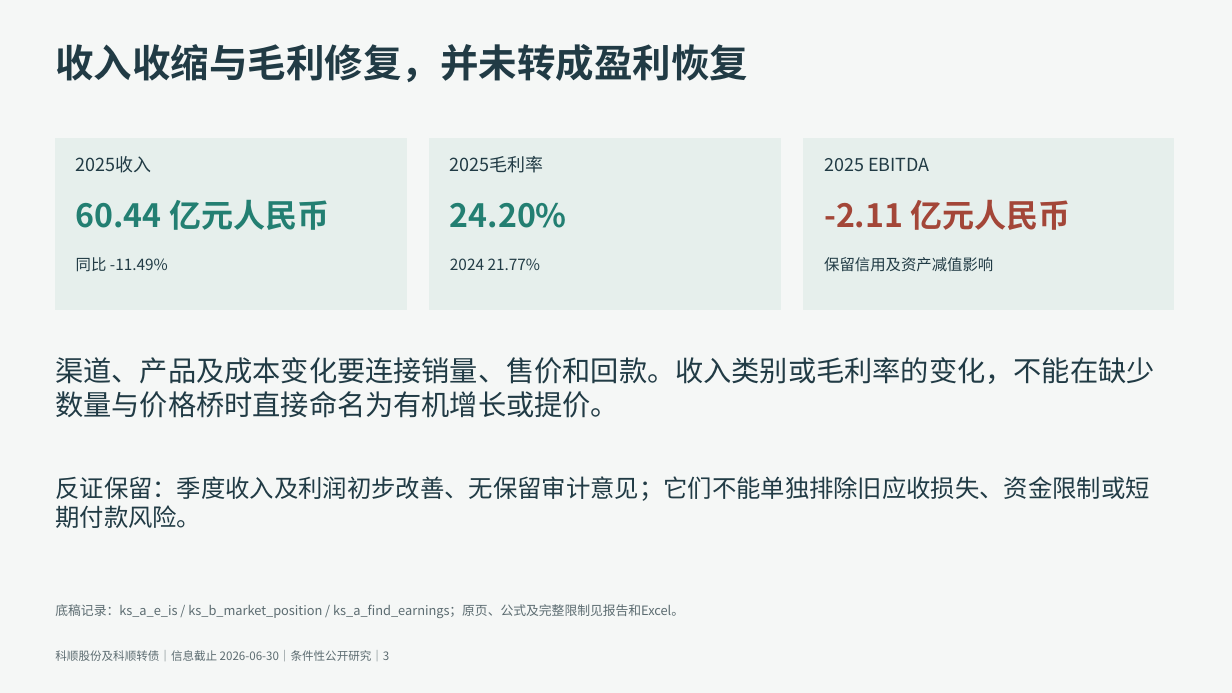
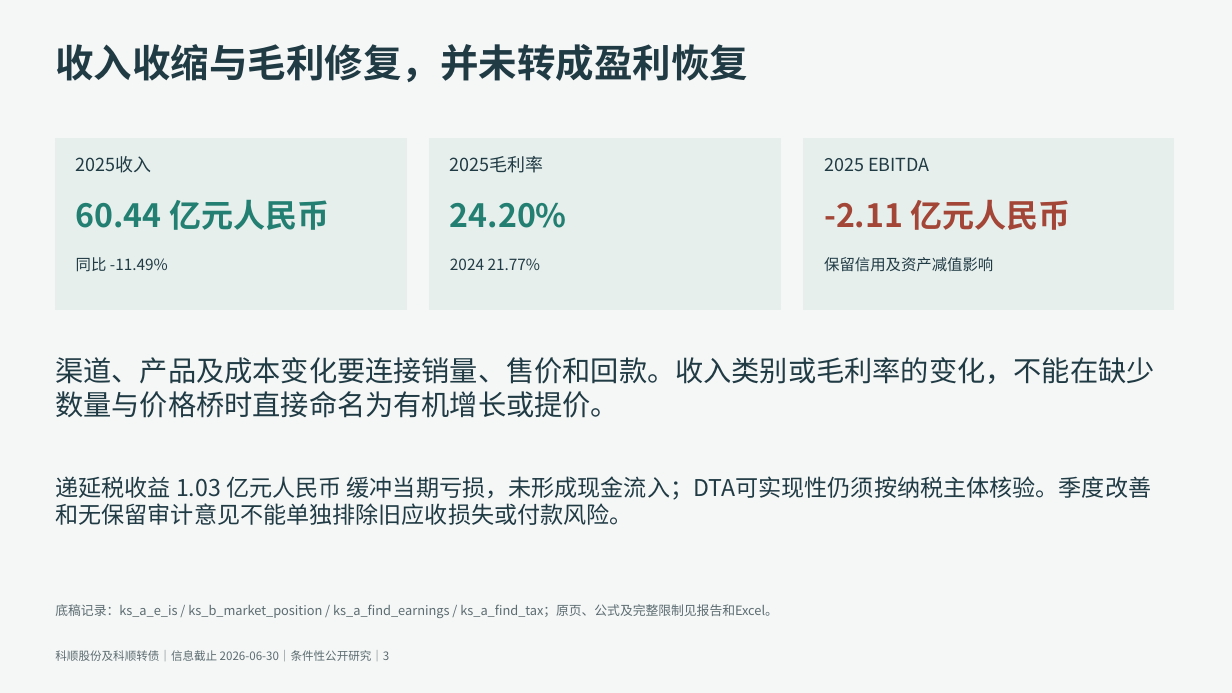
Before and after one commit to qingkongwanli0l/annual-report-analysis, a slide deck: slide 3 of examples/keshun-2025/deliverables/research-brief.pptx. Drawn at 1232x693 pixels with LibreOffice and Linux fonts; fonts in the diff are those of the drawing. Boxes give left, top, right and bottom in pixels: in the first picture for what was removed or moved away, otherwise in the second. Text is boxed around its words. In the diff, an @@ line names an element or a change of style, - is before the commit and + after.

```diff
--- a/examples/keshun-2025/deliverables/research-brief.pptx
+++ b/examples/keshun-2025/deliverables/research-brief.pptx
@@ text at bbox=[55, 476, 1151, 525]: text changed; size 19 to 18 pt @@
-反证保留：季度收入及利润初步改善、无保留审计意见；它们不能单独排除旧应收损失、资金限制或短期付款风险。
+递延税收益 1.03 亿元人民币 缓冲当期亏损，未形成现金流入；DTA可实现性仍须按纳税主体核验。季度改善和无保留审计意见不能单独排除旧应收损失或付款风险。
@@ text at bbox=[55, 604, 778, 618]: text changed @@
-底稿记录：ks_a_e_is / ks_b_market_position / ks_a_find_earnings；原页、公式及完整限制见报告和Excel。
+底稿记录：ks_a_e_is / ks_b_market_position / ks_a_find_earnings / ks_a_find_tax；原页、公式及完整限制见报告和Excel。
```
Also in this commit, not shown: 18 other files.
